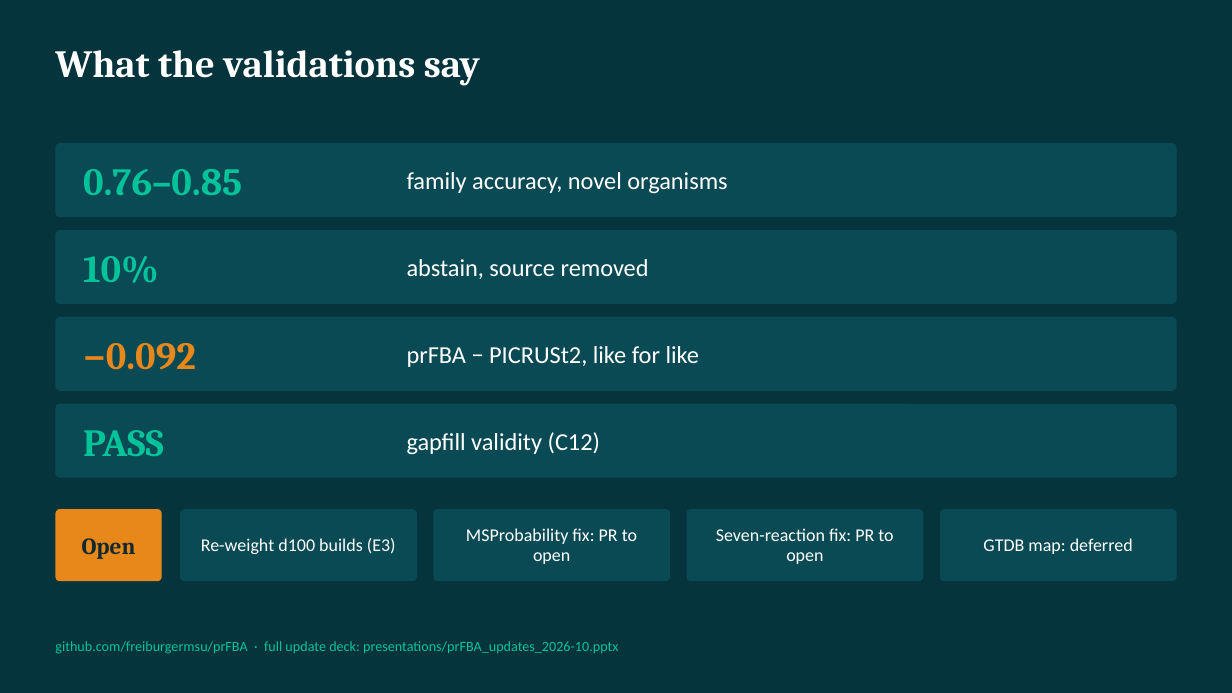
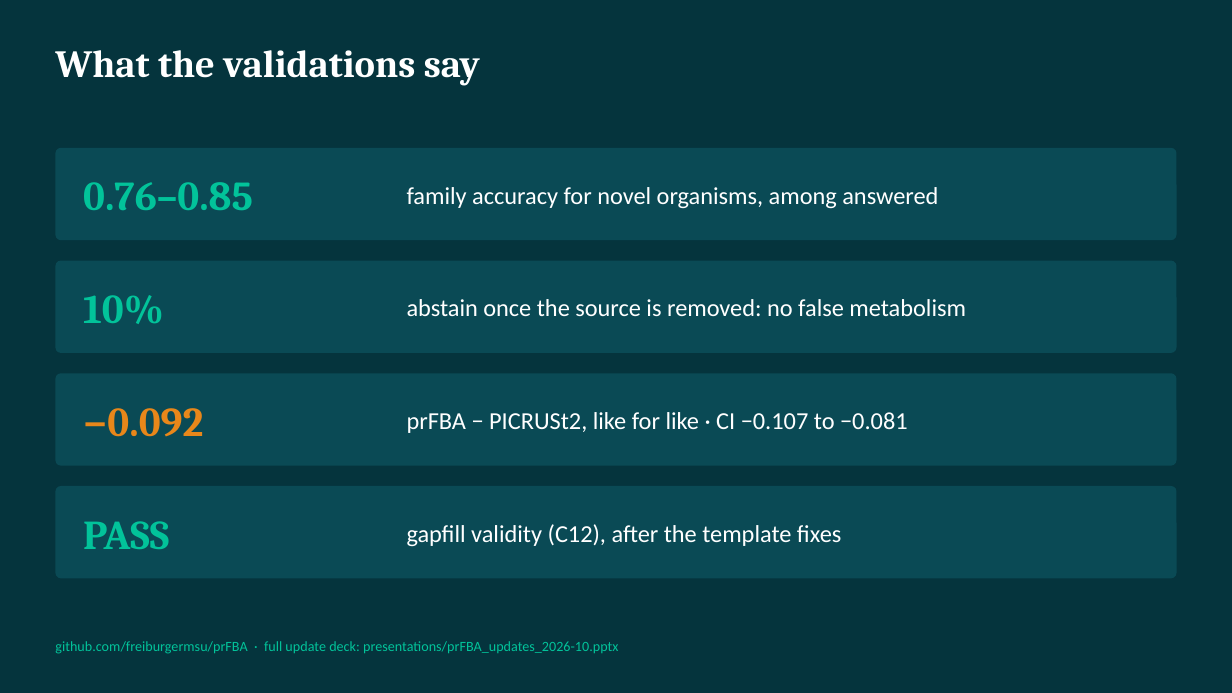
Before and after one commit to freiburgermsu/prFBA, a slide deck: slide 9 of presentations/prFBA_brief_2026-10.pptx (slide 10 before the commit). Drawn at 1232x693 pixels with LibreOffice and Linux fonts; fonts in the diff are those of the drawing. Boxes give left, top, right and bottom in pixels: in the first picture for what was removed or moved away, otherwise in the second. Text is boxed around its words. In the diff, an @@ line names an element or a change of style, - is before the commit and + after.

```diff
--- a/presentations/prFBA_brief_2026-10.pptx
+++ b/presentations/prFBA_brief_2026-10.pptx
@@ rounded rectangle: place and size @@
-rounded rectangle at bbox=[55, 143, 1177, 217]
+rounded rectangle at bbox=[55, 148, 1177, 240]
@@ text "0.76–0.85": place and size @@
-text "0.76–0.85" at bbox=[83, 169, 242, 195]
+text "0.76–0.85" at bbox=[83, 182, 253, 210]
@@ text at bbox=[407, 187, 938, 209]: text changed @@
-family accuracy, novel organisms
+family accuracy for novel organisms, among answered
@@ rounded rectangle: place and size @@
-rounded rectangle at bbox=[55, 230, 1177, 304]
+rounded rectangle at bbox=[55, 261, 1177, 353]
@@ text "10%": place and size @@
-text "10%" at bbox=[83, 256, 159, 283]
+text "10%" at bbox=[83, 295, 164, 324]
@@ text at bbox=[407, 299, 966, 316]: text changed @@
-abstain, source removed
+abstain once the source is removed: no false metabolism
@@ rounded rectangle: place and size @@
-rounded rectangle at bbox=[55, 404, 1177, 478]
+rounded rectangle at bbox=[55, 373, 1177, 466]
@@ text "−0.092": place and size @@
-text "−0.092" at bbox=[83, 343, 196, 370]
+text "−0.092" at bbox=[83, 408, 203, 437]
@@ text at bbox=[407, 412, 908, 433]: text changed @@
-prFBA − PICRUSt2, like for like
+prFBA − PICRUSt2, like for like · CI −0.107 to −0.081
@@ rounded rectangle: place and size @@
-rounded rectangle at bbox=[55, 317, 1177, 391]
+rounded rectangle at bbox=[55, 486, 1177, 579]
@@ rounded rectangle removed at bbox=[55, 509, 162, 581] @@
-Open
@@ size 30 to 32 pt in 4 elements at bbox=[83, 182, 253, 210], bbox=[83, 295, 164, 324], bbox=[83, 408, 203, 437], bbox=[83, 521, 169, 549] @@
@@ text "PASS": place and size @@
-text "PASS" at bbox=[83, 430, 164, 456]
+text "PASS" at bbox=[83, 521, 169, 549]
@@ rounded rectangle removed at bbox=[180, 509, 417, 581] @@
-Re-weight d100 builds (E3)
@@ rounded rectangle removed at bbox=[433, 509, 670, 581] @@
-MSProbability fix: PR to open
@@ rounded rectangle removed at bbox=[687, 509, 923, 581] @@
-Seven-reaction fix: PR to open
@@ rounded rectangle removed at bbox=[940, 509, 1177, 581] @@
-GTDB map: deferred
@@ text at bbox=[407, 524, 841, 546]: text changed @@
-gapfill validity (C12)
+gapfill validity (C12), after the template fixes
```
Also in this commit, not shown: 1 other slide changed, 1 slide removed, 5 other files.
